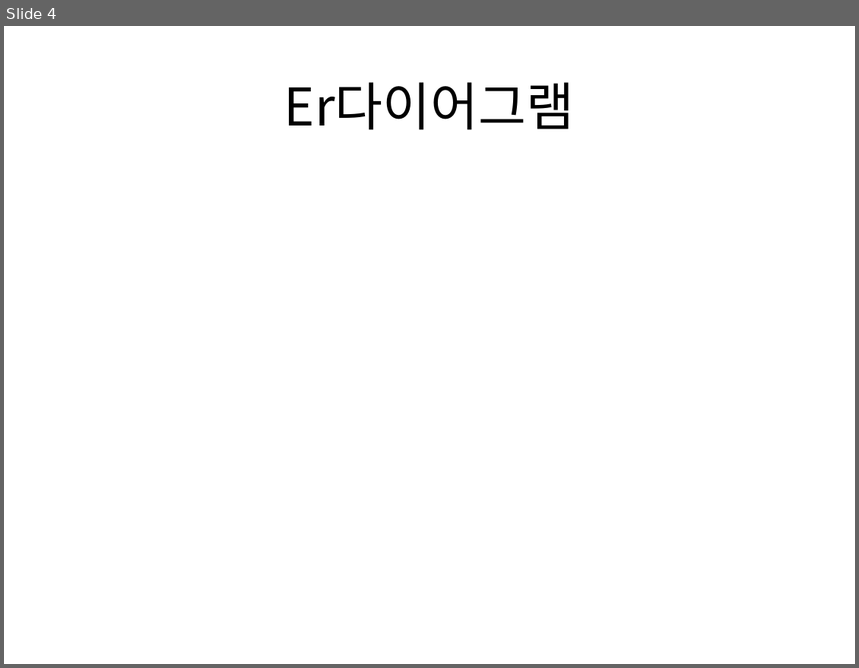
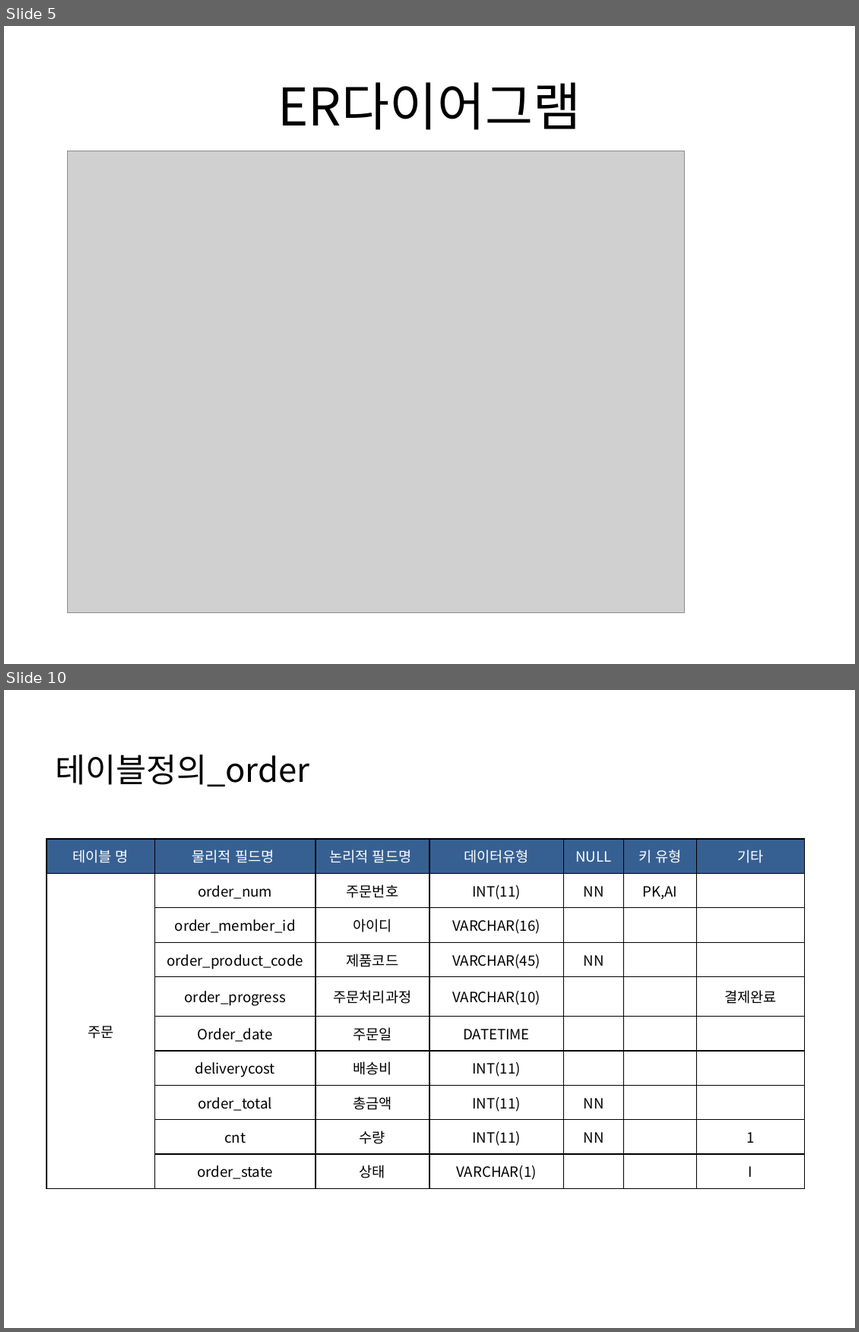
Before and after one commit to yeonjihyo/Leather, a slide deck: leather_last/JH Leather PPT.pptx. Shown one above the other, each under a label of ours: slide 4 before the commit, slides 5 and 10 after it; the slides between them are not shown. The pictures are 859x668 and 859x1332 pixels, drawn with LibreOffice and Linux fonts; fonts in the diff are those of the drawing; grey boxes stand for pictures. Boxes give left, top, right and bottom in pixels: in the first picture for what was removed or moved away, otherwise in the second. Text is boxed around its words. In the diff, an @@ line names an element or a change of style, - is before the commit and + after.

```diff
--- a/leather_last/JH Leather PPT.pptx
+++ b/leather_last/JH Leather PPT.pptx
@@ slide 10 added at <box>4,690,855,1328</box>, background #FFFFFF @@
@@ title added at <box>55,755,310,787</box>, 28 pt, text #000000 @@
+테이블정의_order
@@ table added at <box>47,839,804,1185</box>, 10 rows, 7 columns @@
+테이블 명 | 물리적 필드명 | 논리적 필드명 | 데이터유형 | NULL | 키 유형 | 기타
+주문 | order_num | 주문번호 | INT(11) | NN | PK,AI | 
+ | order_member_id | 아이디 | VARCHAR(16) |  |  | 
+ | order_product_code | 제품코드 | VARCHAR(45) | NN |  | 
+ | order_progress | 주문처리과정 | VARCHAR(10) |  |  | 결제완료
+ | Order_date | 주문일 | DATETIME |  |  | 
+ | deliverycost | 배송비 | INT(11) |  |  | 
+ | order_total | 총금액 | INT(11) | NN |  | 
+ | cnt | 수량 | INT(11) | NN |  | 1
+ | order_state | 상태 | VARCHAR(1) |  |  | I
@@ what was slide 4 is now slide 5 @@
@@ slide 5 changed as well @@
@@ title at <box>278,82,581,130</box>: text changed @@
-Er다이어그램
+ER다이어그램
@@ picture added at <box>68,151,684,613</box> @@
```
Also in this commit, not shown: 6 other slides changed, 5 other slides added, 31 other files.
